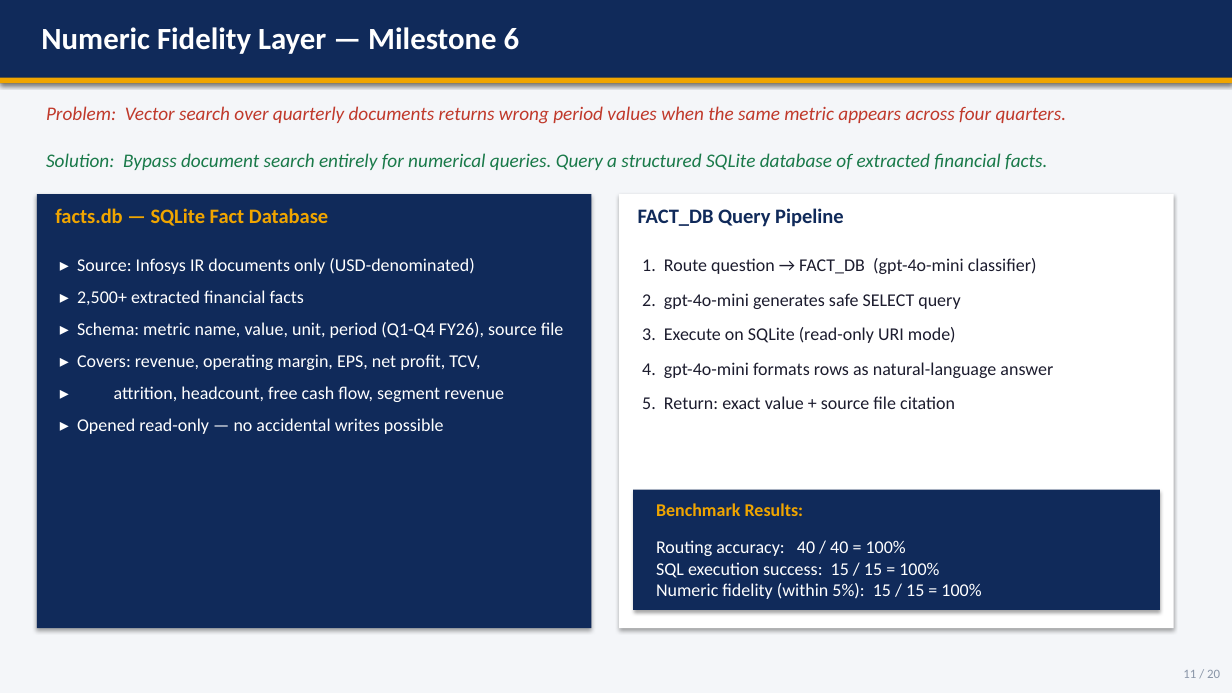
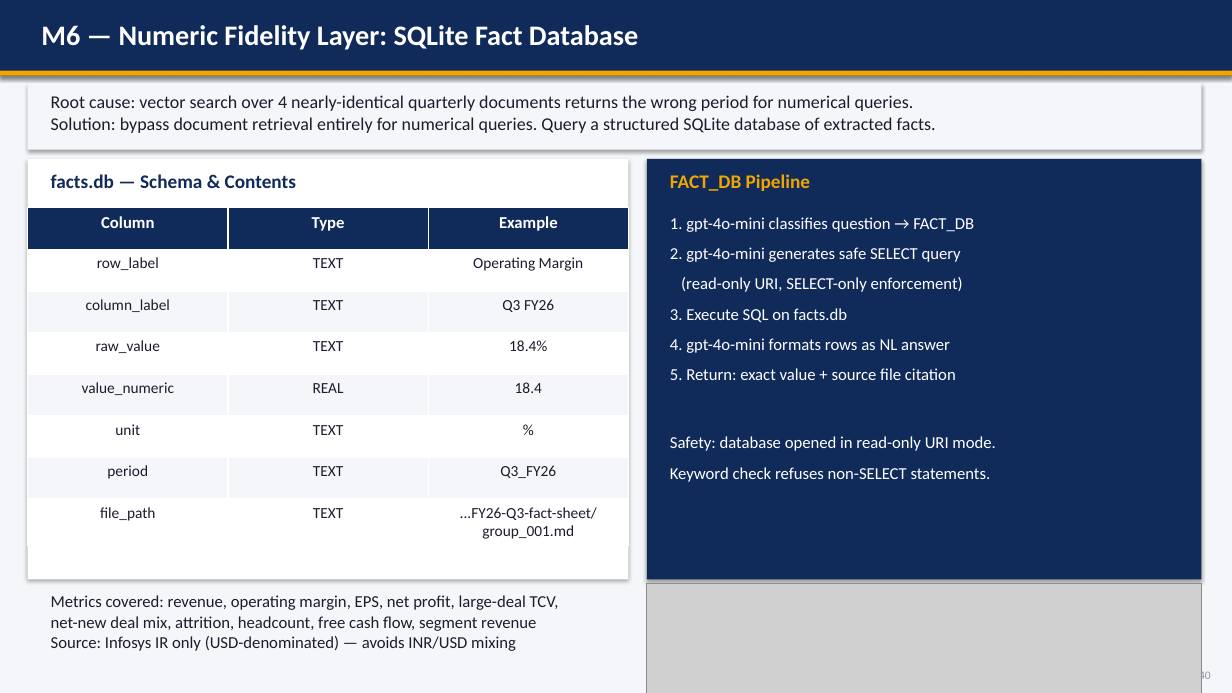
Before and after one commit to nandypi/Group-6-DS-and-AI-Lab-Project, a slide deck: slide 28 of Slides/DSAI_Team_6_Final_Presentation.pptx (slide 11 before the commit). Drawn at 1232x693 pixels with LibreOffice and Linux fonts; fonts in the diff are those of the drawing; grey boxes stand for pictures. Boxes give left, top, right and bottom in pixels: in the first picture for what was removed or moved away, otherwise in the second. Text is boxed around its words. In the diff, an @@ line names an element or a change of style, - is before the commit and + after.

Commit message:
Add comprehensive 40-slide final presentation
Covers all experiments across milestones 4–6:
- M4: Vector-only, HyDE, Raw+HyDE RRF, BGE CPU reranker
- M5: Full-text CPU/GPU, T4 weight sweep (body 0.0→1.0), metadata-only
  breakthrough (74/78/82%), metadata + cross-encoder (74/82/88%),
  RAGAS Pipeline A scores
- M6: BM25-only, Hybrid RRF + CE reranker, Hybrid RRF production
  (76/86/88% @ 0.5 s), routing 100%, numeric fidelity 100%,
  FastAPI + Streamlit + Docker deployment

Includes master journey chart, latency log-scale comparison,
category-wise recall, RAGAS bar charts, and GPU weight sweep plot.

```diff
--- a/Slides/DSAI_Team_6_Final_Presentation.pptx
+++ b/Slides/DSAI_Team_6_Final_Presentation.pptx
@@ rectangle: place and size @@
-rectangle at [0,0,1232,83]
+rectangle at [0,0,1232,76]
@@ text at [41,25,638,50]: text changed; size 24 to 22 pt @@
-Numeric Fidelity Layer — Milestone 6
+M6 — Numeric Fidelity Layer: SQLite Fact Database
@@ rectangle: place and size @@
-rectangle at [0,78,1232,83]
+rectangle at [0,71,1232,77]
@@ rectangle added at [28,83,1202,150], fill #F4F6F9 @@
@@ text removed at [46,106,1067,124] @@
-Problem: Vector search over quarterly documents returns wrong period values when the same metric appears across four quarters.
@@ text at [51,95,936,133]: text changed; size 15 to 14 pt; text colour #1A7A4A to #1C1C2E; italic off @@
-Solution: Bypass document search entirely for numerical queries. Query a structured SQLite database of extracted financial facts.
+Root cause: vector search over 4 nearly-identical quarterly documents returns the wrong period for numerical queries.
+Solution: bypass document retrieval entirely for numerical queries. Query a structured SQLite database of extracted facts.
@@ rectangle: place and size @@
-rectangle at [37,194,592,628]
+rectangle at [28,159,628,579]
@@ rectangle at [28,159,628,579]: fill #102A5A to #FFFFFF @@
@@ text at [51,174,296,188]: text changed; size 16 to 15 pt; text colour #F0A500 to #102A5A @@
-facts.db — SQLite Fact Database
+facts.db — Schema & Contents
@@ rectangle: place and size @@
-rectangle at [619,194,1174,628]
+rectangle at [647,159,1202,579]
@@ rectangle at [647,159,1202,579]: fill #FFFFFF to #102A5A @@
@@ text at [670,174,810,191]: text changed; size 16 to 15 pt; text colour #102A5A to #F0A500 @@
-FACT_DB Query Pipeline
+FACT_DB Pipeline
@@ table added at [28,208,629,543], 8 rows, 3 columns @@
+Column | Type | Example
+row_label | TEXT | Operating Margin
+column_label | TEXT | Q3 FY26
+raw_value | TEXT | 18.4%
+value_numeric | REAL | 18.4
+unit | TEXT | %
+period | TEXT | Q3_FY26
+file_path | TEXT | ...FY26-Q3-fact-sheet/group_001.md
@@ text "1. gpt-4o-mini classifies question → ...": place and size @@
-text "1. gpt-4o-mini classifies question → ..." at [642,258,1053,409]
+text "1. gpt-4o-mini classifies question → ..." at [670,217,995,482]
@@ text at [670,217,974,232]: text changed; size 14 to 13 pt; text colour #1C1C2E to #FFFFFF @@
-1. Route question → FACT_DB (gpt-4o-mini classifier)
+1. gpt-4o-mini classifies question → FACT_DB
@@ text removed at [77,258,564,434] @@
-▸ Source: Infosys IR documents only (USD-denominated)
-▸ 2,500+ extracted financial facts
-▸ Schema: metric name, value, unit, period (Q1-Q4 FY26), source file
-▸ Covers: revenue, operating margin, EPS, net profit, TCV,
-▸ attrition, headcount, free cash flow, segment revenue
-▸ Opened read-only — no accidental writes possible
@@ text at [670,247,961,380]: size 14 to 13 pt, text colour #1C1C2E to #FFFFFF in "2. gpt-4o-mini generates safe SELECT query", "5. Return: exact value + source file ..."; less space between paragraphs @@
@@ text at [670,277,963,353]: text changed; size 14 to 13 pt; text colour #1C1C2E to #FFFFFF @@
-3. Execute on SQLite (read-only URI mode)
-4. gpt-4o-mini formats rows as natural-language answer
+(read-only URI, SELECT-only enforcement)
+3. Execute SQL on facts.db
+4. gpt-4o-mini formats rows as NL answer
@@ text at [670,436,995,482]: paragraphs added @@
+Safety: database opened in read-only URI mode.
+Keyword check refuses non-SELECT statements.
@@ rectangle removed at [633,490,1160,610] @@
@@ text removed at [656,503,804,516] @@
-Benchmark Results:
@@ text removed at [656,540,981,599] @@
-Routing accuracy: 40 / 40 = 100%
-SQL execution success: 15 / 15 = 100%
-Numeric fidelity (within 5%): 15 / 15 = 100%
@@ text added at [51,595,559,651], 13 pt, text #1C1C2E @@
+Metrics covered: revenue, operating margin, EPS, net profit, large-deal TCV,
+net-new deal mix, attrition, headcount, free cash flow, segment revenue
+Source: Infosys IR only (USD-denominated) — avoids INR/USD mixing
@@ picture added at [647,584,1202,693] @@
@@ text removed at [1183,670,1220,678] @@
-11 / 20
@@ text added at [1199,670,1211,683], 9 pt, text #8A96A8 @@
+28 / 40
```
Also in this commit, not shown: 13 other slides changed, 26 slides added, 6 slides removed.
